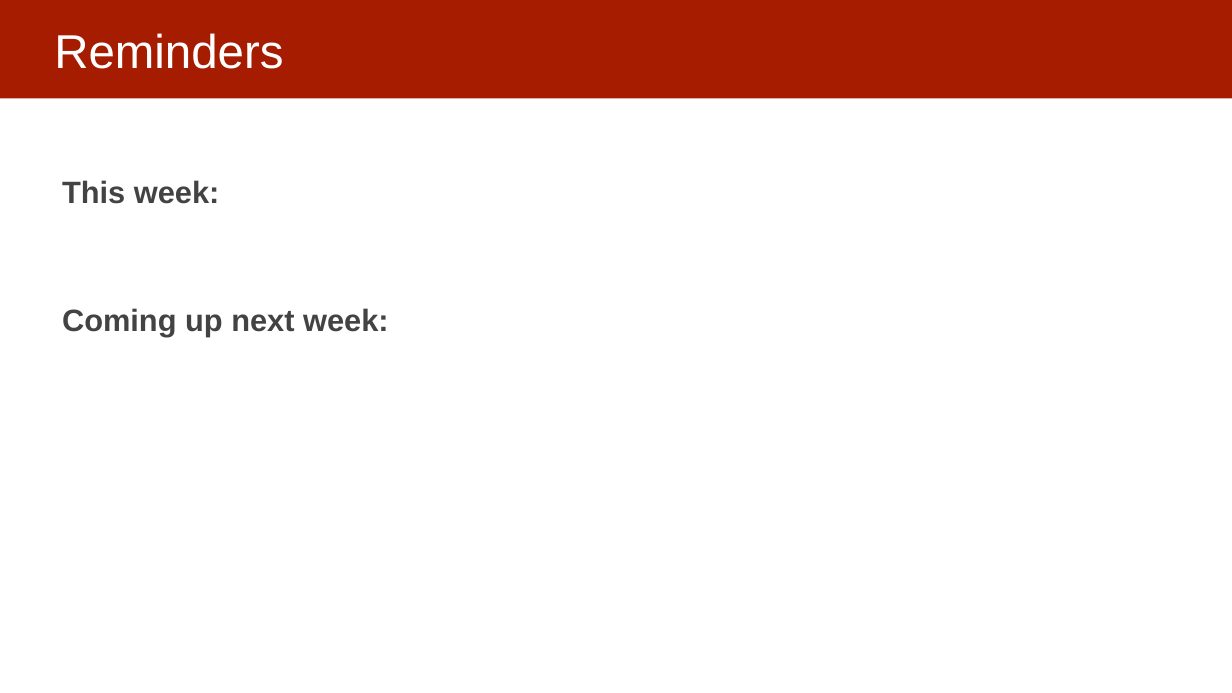
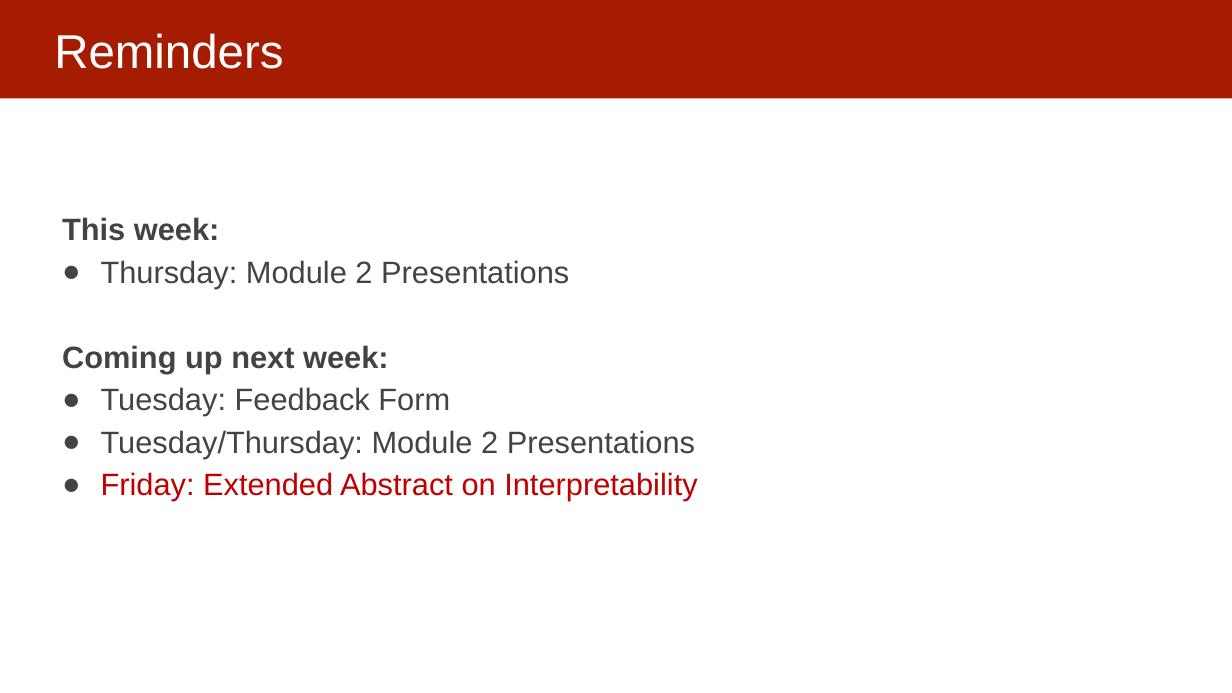
Before and after one commit to dssg/MLinPractice, a slide deck: slide 14 of Lectures/Lecture14-UnderstandingModels.pptx (slide 2 before the commit). Drawn at 1232x693 pixels with LibreOffice and Linux fonts; fonts in the diff are those of the drawing. Boxes give left, top, right and bottom in pixels: in the first picture for what was removed or moved away, otherwise in the second. Text is boxed around its words. In the diff, an @@ line names an element or a change of style, - is before the commit and + after.

Commit message:
interpretability slide updates

```diff
--- a/Lectures/Lecture14-UnderstandingModels.pptx
+++ b/Lectures/Lecture14-UnderstandingModels.pptx
@@ text at [101, 260, 569, 288]: paragraph added @@
+● Thursday: Module 2 Presentations
@@ text at [101, 387, 697, 501]: paragraphs added @@
+● Tuesday: Feedback Form
+● Tuesday/Thursday: Module 2 Presentations
+● Friday: Extended Abstract on Interpretability
```
Also in this commit, not shown: 1 slide added, 1 other file.
